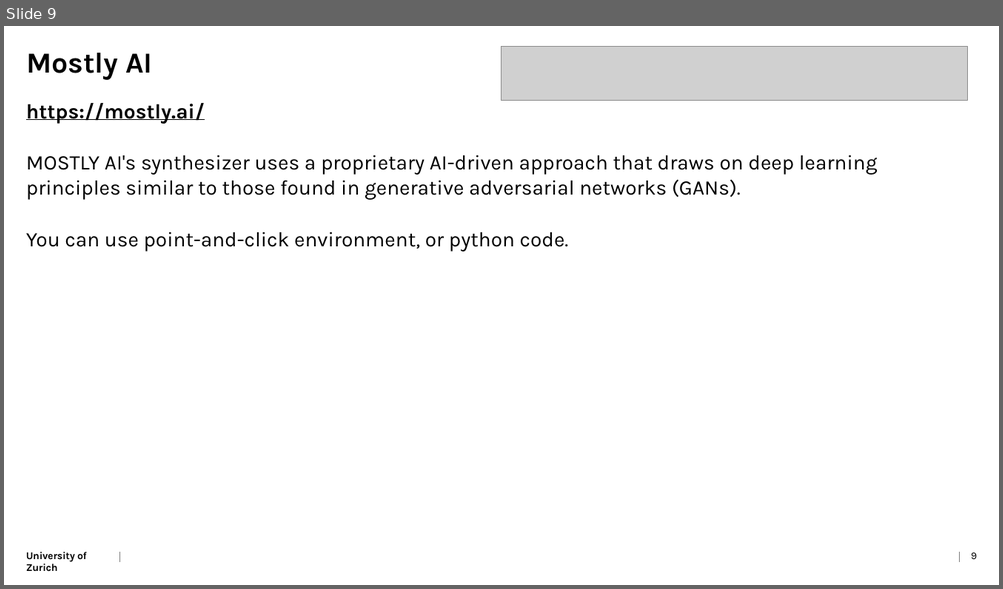
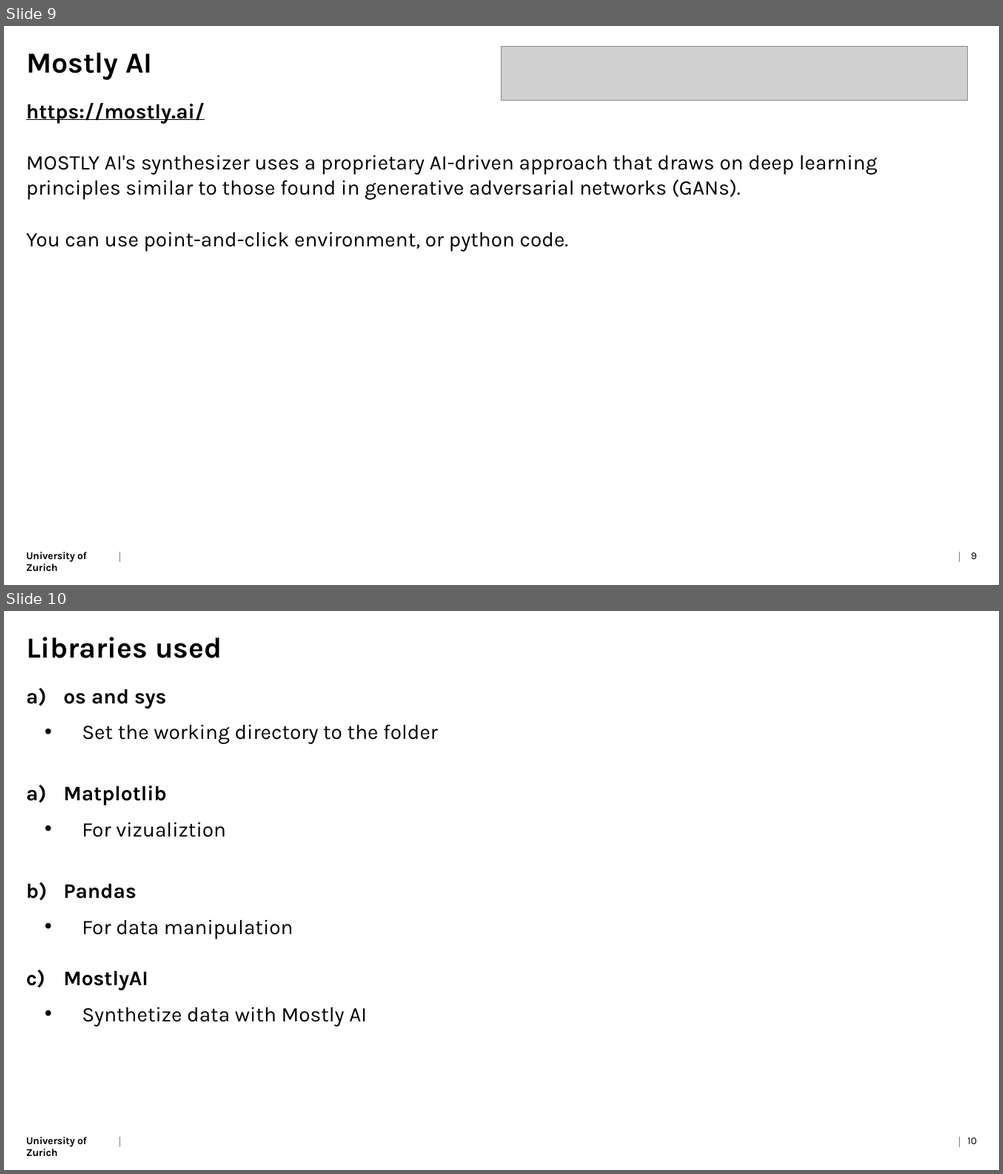
Before and after one commit to Kyoshido/2024_11-Python-project-Data-anonymization, a slide deck: Presentation/Presentation.pptx. Shown one above the other, each under a label of ours: slide 9 before the commit, slides 9 and 10 after it. The pictures are 1003x589 and 1003x1174 pixels, drawn with LibreOffice and Linux fonts; fonts in the diff are those of the drawing; grey boxes stand for pictures. Boxes give left, top, right and bottom in pixels: in the first picture for what was removed or moved away, otherwise in the second. Text is boxed around its words. In the diff, an @@ line names an element or a change of style, - is before the commit and + after.

```diff
--- a/Presentation/Presentation.pptx
+++ b/Presentation/Presentation.pptx
@@ slide 10 added at [4, 611, 999, 1170], background #FFFFFF; not listed: 3 template elements that a slide beside it also shows @@
@@ title added at [26, 637, 222, 658], 28 pt, text #000000, bold @@
+Libraries used
@@ text added at [63, 689, 438, 1027], 20 pt, text #000000 @@
+a) os and sys
+  • Set the working directory to the folder
+  a) Matplotlib
+  • For vizualiztion
+b) Pandas
+  • For data manipulation
+c) MostlyAI
+  • Synthetize data with Mostly AI
@@ page number added at [967, 1138, 976, 1145], 10 pt, text #000000 @@
+10
```
Also in this commit, not shown: 1 slide changed, 4 other files.
